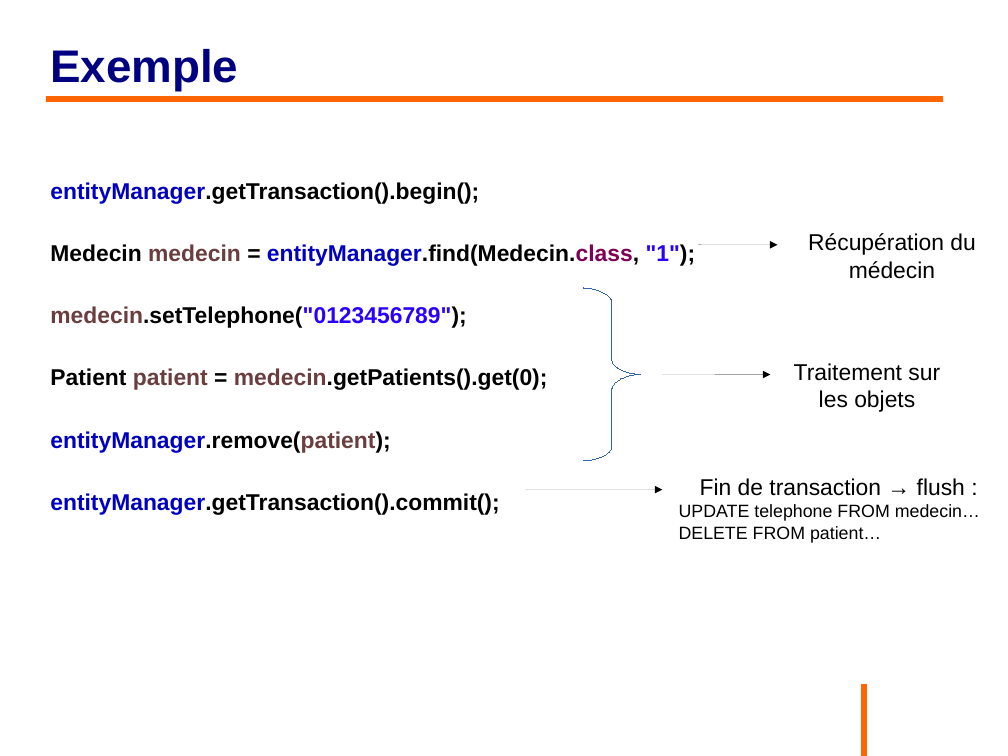
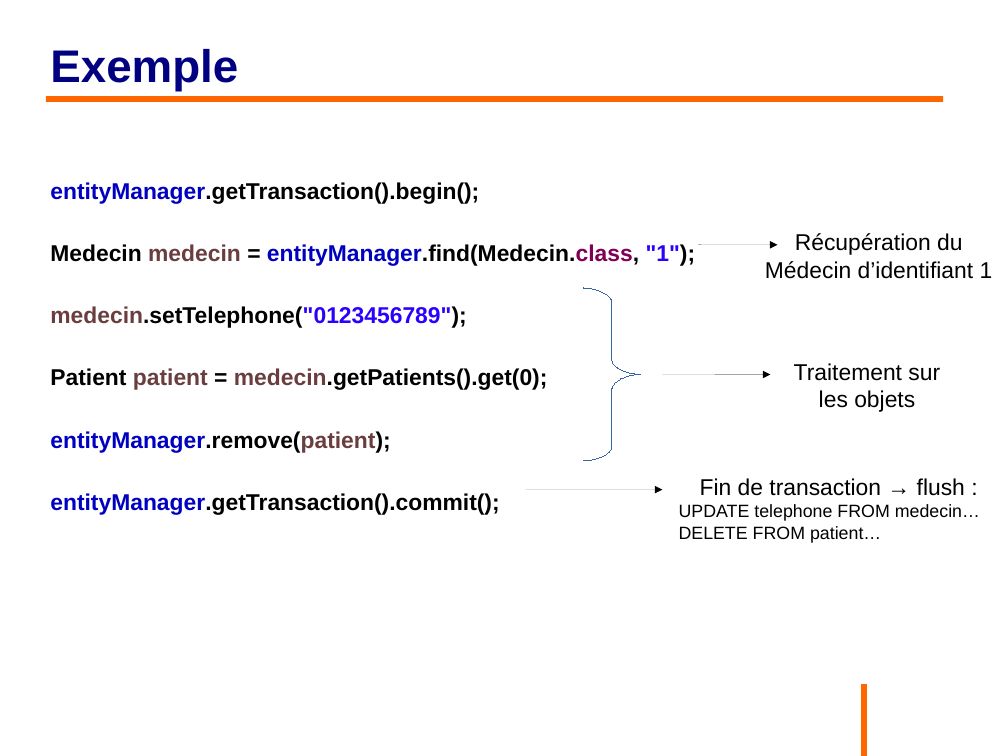
Before and after one commit to philphils/formation-hibernate-basique, a slide deck: slide 47 of Documentation/diapo_formation_hibernate.odp (slide 46 before the commit). Drawn at 1008x756 pixels with LibreOffice and Linux fonts; fonts in the diff are those of the drawing; background and template pictures are left out. Boxes give left, top, right and bottom in pixels: in the first picture for what was removed or moved away, otherwise in the second. Text is boxed around its words. In the diff, an @@ line names an element or a change of style, - is before the commit and + after.

```diff
--- a/Documentation/diapo_formation_hibernate.odp
+++ b/Documentation/diapo_formation_hibernate.odp
@@ text "Récupération du": place and size @@
-text "Récupération du" at box(808, 233, 975, 279)
+text "Récupération du" at box(765, 233, 993, 279)
@@ text at box(765, 261, 993, 279): text changed @@
-médecin
+Médecin d’identifiant 1
```
Also in this commit, not shown: 25 other slides changed, 1 slide added.
